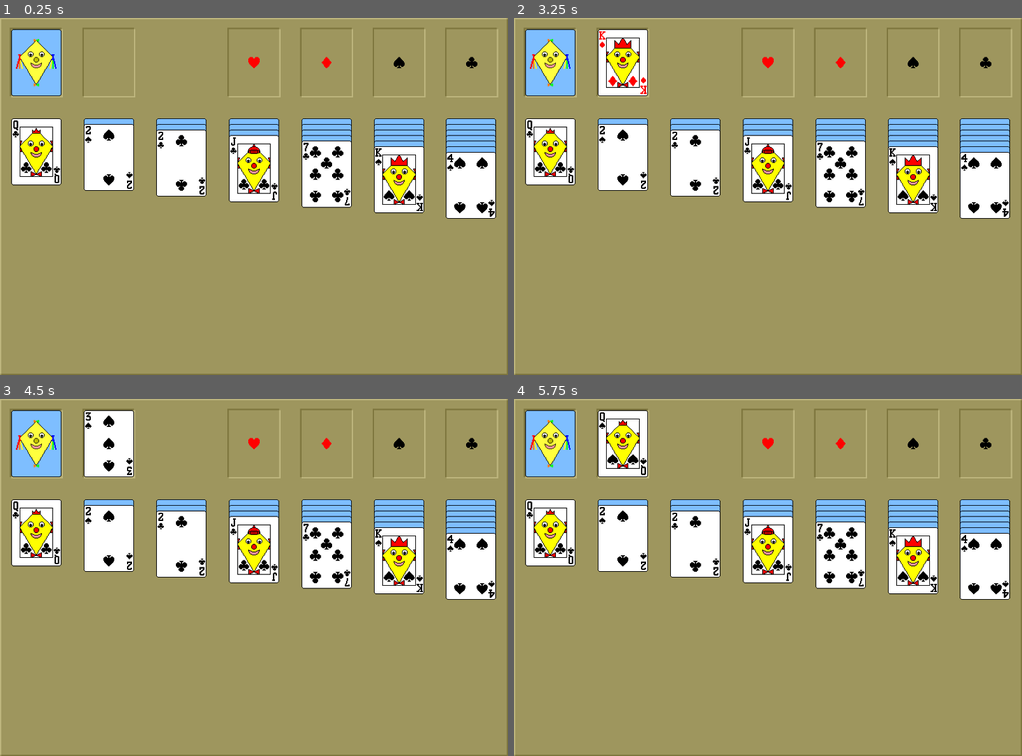
Above: before the commit, frames 1-4 (two rows, left to right).
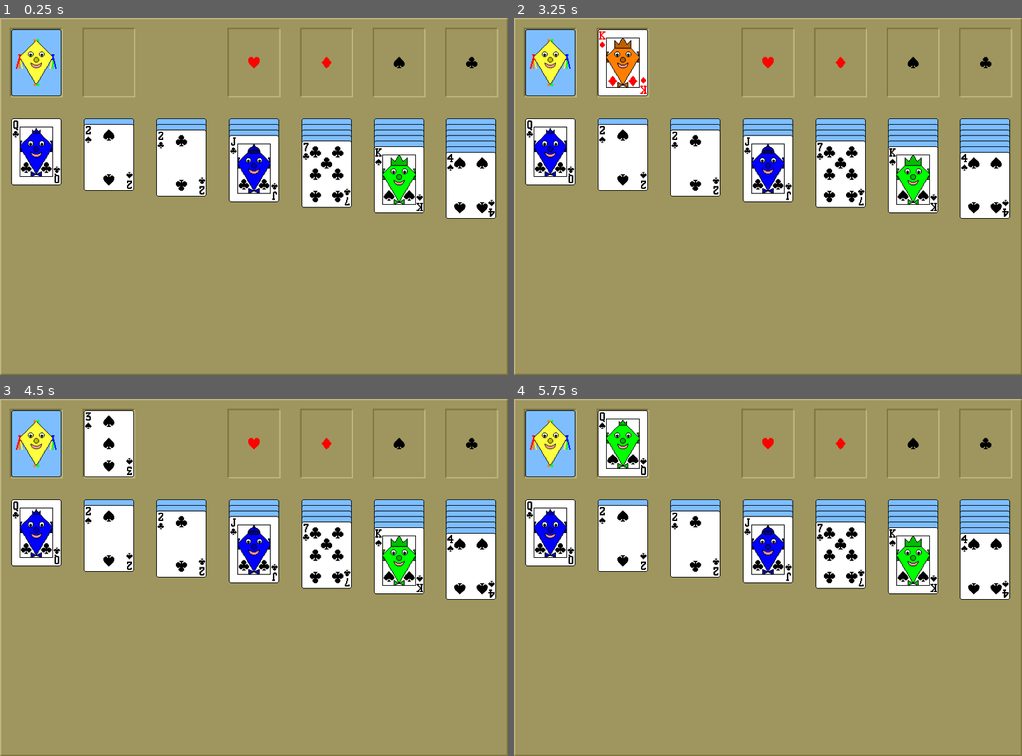
Above: after the commit, the same moments.

Repository: Drachenbauer/Solitaire
Game: Godot game, scene res://scenes/Game.tscn
Same seed, same stepped clock (60 frames per second), same inputs: the game is played once before the commit and once after it.
Inputs (mouse positions are in pixels of both pictures, inside the frame that each line leads up to):
- Up to frame 1 (0.25 s): no input
- Up to frame 2 (3.25 s): tap Enter at 0.5, 2 s; move the mouse to (549, 60) at 0.52 s; click (549, 60) at 0.67 s; tap Space at 1.25, 2.75 s; click (549, 60) at 1.42 s; click (549, 60) at 2.17 s; click (549, 60) at 2.92 s
- Up to frame 3 (4.5 s): tap Enter at 3.5 s; click (35, 441) at 3.67 s; tap Space at 4.25 s; click (35, 441) at 4.42 s
- Up to frame 4 (5.75 s): click (549, 441) at 5.17 s

The runs differ from the first frame. In frame 1, 1.2% of the frame differs, in the area x 4-82%, y 31-53%; in frame 2, 1.5%, in the area x 4-82%, y 5-53%; in frame 3, 1.2%; in frame 4, 1.5%.

Commit message:
added new decks

Diff:
--- a/scenes/Card.tscn
+++ b/scenes/Card.tscn
@@ -1,6 +1,6 @@
 [gd_scene load_steps=5 format=2]
 
-[ext_resource path="res://assets/graphics/decks/kite/2_corner_icons/deck_1.png" type="Texture" id=1]
+[ext_resource path="res://assets/graphics/decks/kite/2_corner_icons/deck_5.png" type="Texture" id=1]
 [ext_resource path="res://assets/graphics/back.png" type="Texture" id=2]
 
 [sub_resource type="GDScript" id=1]
Binary file changed: assets/graphics/decks/kite/2_corner_icons/deck_1.png
Binary file changed: assets/graphics/decks/kite/2_corner_icons/deck_2.png
Not shown, added: assets/graphics/decks/kite/2_corner_icons/deck_2.png.import
Binary file added: assets/graphics/decks/kite/2_corner_icons/deck_3.png
Not shown, added: assets/graphics/decks/kite/2_corner_icons/deck_3.png.import
Binary file added: assets/graphics/decks/kite/2_corner_icons/deck_4.png
Not shown, added: assets/graphics/decks/kite/2_corner_icons/deck_4.png.import
Binary file added: assets/graphics/decks/kite/2_corner_icons/deck_5.png
Not shown, added: assets/graphics/decks/kite/2_corner_icons/deck_5.png.import
